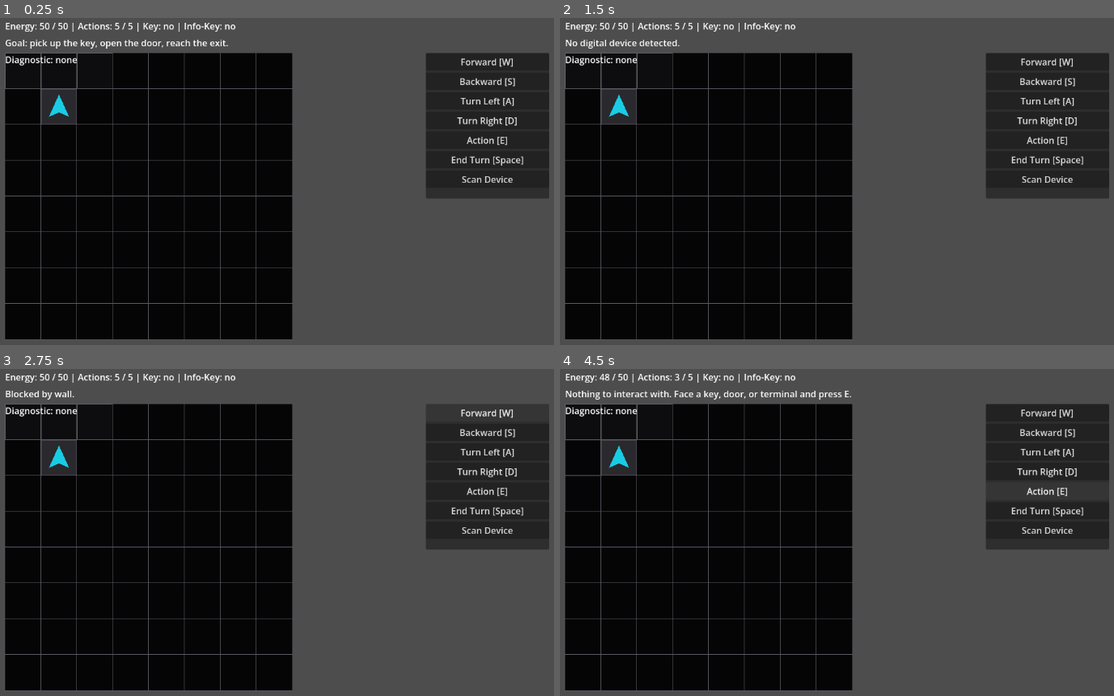
Above: before the commit, frames 1-4 (two rows, left to right).
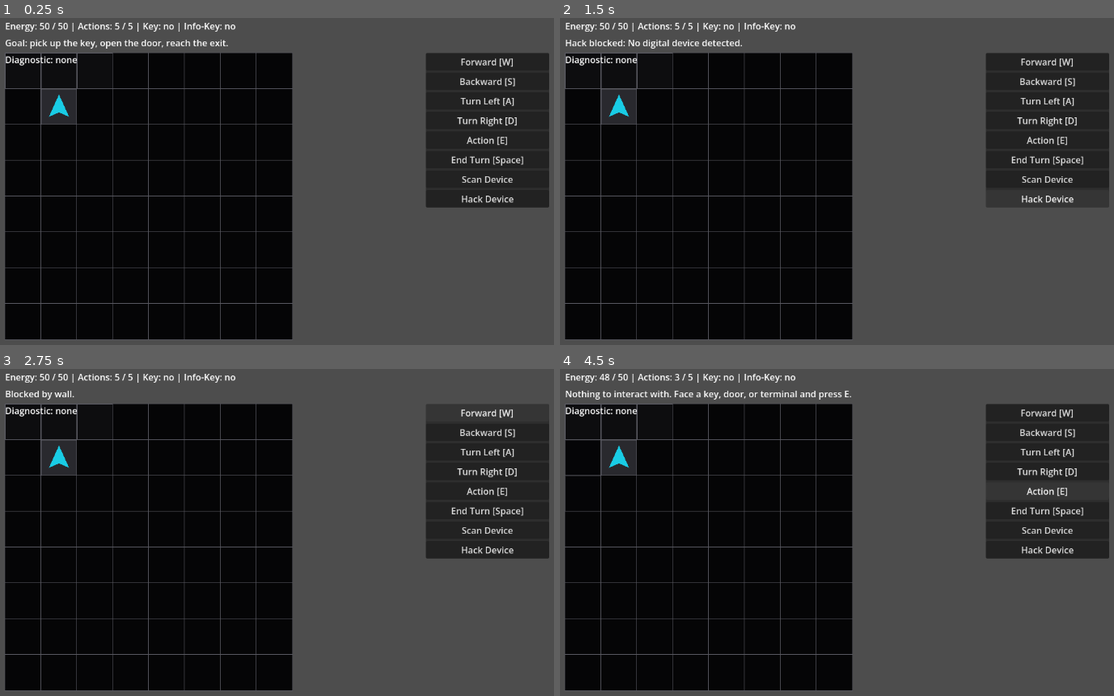
Above: after the commit, the same moments.

Repository: JUSTConnect/bibop
Game: Godot game, scene res://scenes/main.tscn
Two runs of this game, one before a commit and one after it. Both use one fixed random seed, a clock stepped at 60 frames per second and the inputs below.
Inputs (mouse positions are in pixels of both pictures, inside the frame that each line leads up to):
- Up to frame 1 (0.25 s): no input
- Up to frame 2 (1.5 s): click "Scan Device" at 0.5 s; click (1047, 197) at 1.25 s, where only the run after the commit has a clickable "Hack Device"
- Up to frame 3 (2.75 s): click "Forward [W]" at 2 s
- Up to frame 4 (4.5 s): click "Turn Left [A]" at 2.75 s; click "Turn Right [D]" at 3.5 s; click "Action [E]" at 4.25 s

The runs differ from the first frame. In frame 1, 0.6% of the frame differs, in the area x 76-100%, y 54-59%; in frame 2, 0.5%; in frame 3, 0.6%; in frame 4, 0.6%.
Error before the commit: Invalid access to property or key 'device' on a base object of type 'Resource (DiagnosticResult)'. (res://scripts/ui/game_ui.gd:206)
Error after the commit: Invalid access to property or key 'device' on a base object of type 'Resource (DiagnosticResult)'. (res://scripts/ui/game_ui.gd:219)

Commit message:
Add Hack Device action and UI command button

Diff:
--- a/scripts/bipob/bipob_controller.gd
+++ b/scripts/bipob/bipob_controller.gd
@@ -580,6 +580,62 @@
 	evaluate_facing_device_capability()
 	hint_requested.emit("Scan complete: " + last_diagnostic_result.get_status_text())
 	status_changed.emit()
+
+func hack_device() -> void:
+	if mission_finished:
+		return
+
+	if last_diagnostic_result == null:
+		hint_requested.emit("Scan device first.")
+		status_changed.emit()
+		return
+
+	if not last_diagnostic_result.is_action_allowed():
+		hint_requested.emit("Hack blocked: " + last_diagnostic_result.reason)
+		status_changed.emit()
+		return
+
+	var device := get_facing_device_definition()
+	if device == null:
+		hint_requested.emit("No digital device detected.")
+		status_changed.emit()
+		return
+
+	if device.device_type != last_diagnostic_result.device_type \
+	or device.supported_action != last_diagnostic_result.supported_action:
+		hint_requested.emit("Device changed. Scan again.")
+		status_changed.emit()
+		return
+
+	match device.supported_action:
+		"download_info_key":
+			if not can_spend_action(1, 1):
+				return
+			spend_action(1, 1)
+			if current_mission_index == 2:
+				hint_requested.emit("Terminal is silent. Interface calibration required.")
+				complete_mission()
+				return
+			has_info_key = true
+			hint_requested.emit("Info-Key downloaded. Find the digital door.")
+			status_changed.emit()
+			return
+		"open_digital_door":
+			if not has_info_key:
+				hint_requested.emit("Digital door requires Info-Key.")
+				status_changed.emit()
+				return
+			if not can_spend_action(1, 1):
+				return
+			spend_action(1, 1)
+			grid_manager.set_tile(get_facing_device_position(), GridManager.TILE_FLOOR)
+			hint_requested.emit("Digital door opened.")
+			status_changed.emit()
+			return
+		_:
+			hint_requested.emit("Unsupported hack action.")
+			status_changed.emit()
+			return
 
 func interact() -> void:
 	var target_position := get_facing_device_position()
--- a/scripts/ui/game_ui.gd
+++ b/scripts/ui/game_ui.gd
@@ -27,6 +27,7 @@
 @onready var end_turn_button: Button = $CommandPanel/CommandList/EndTurnButton
 
 var scan_device_button: Button
+var hack_device_button: Button
 
 func _ready() -> void:
 	status_label.position = Vector2(100, 20)
@@ -62,6 +63,12 @@
 	if command_list != null:
 		command_list.add_child(scan_device_button)
 		scan_device_button.pressed.connect(_on_scan_device_button_pressed)
+		hack_device_button = Button.new()
+		hack_device_button.name = "HackDeviceButton"
+		hack_device_button.text = "Hack Device"
+		hack_device_button.focus_mode = Control.FOCUS_NONE
+		command_list.add_child(hack_device_button)
+		hack_device_button.pressed.connect(_on_hack_device_button_pressed)
 
 	move_forward_button.pressed.connect(_on_move_forward_pressed)
 	move_backward_button.pressed.connect(_on_move_backward_pressed)
@@ -160,6 +167,12 @@
 
 func _on_scan_device_button_pressed() -> void:
 	bipob.scan_device()
+	update_status()
+	update_diagnostic_status()
+	update_box_status()
+
+func _on_hack_device_button_pressed() -> void:
+	bipob.hack_device()
 	update_status()
 	update_diagnostic_status()
 	update_box_status()
